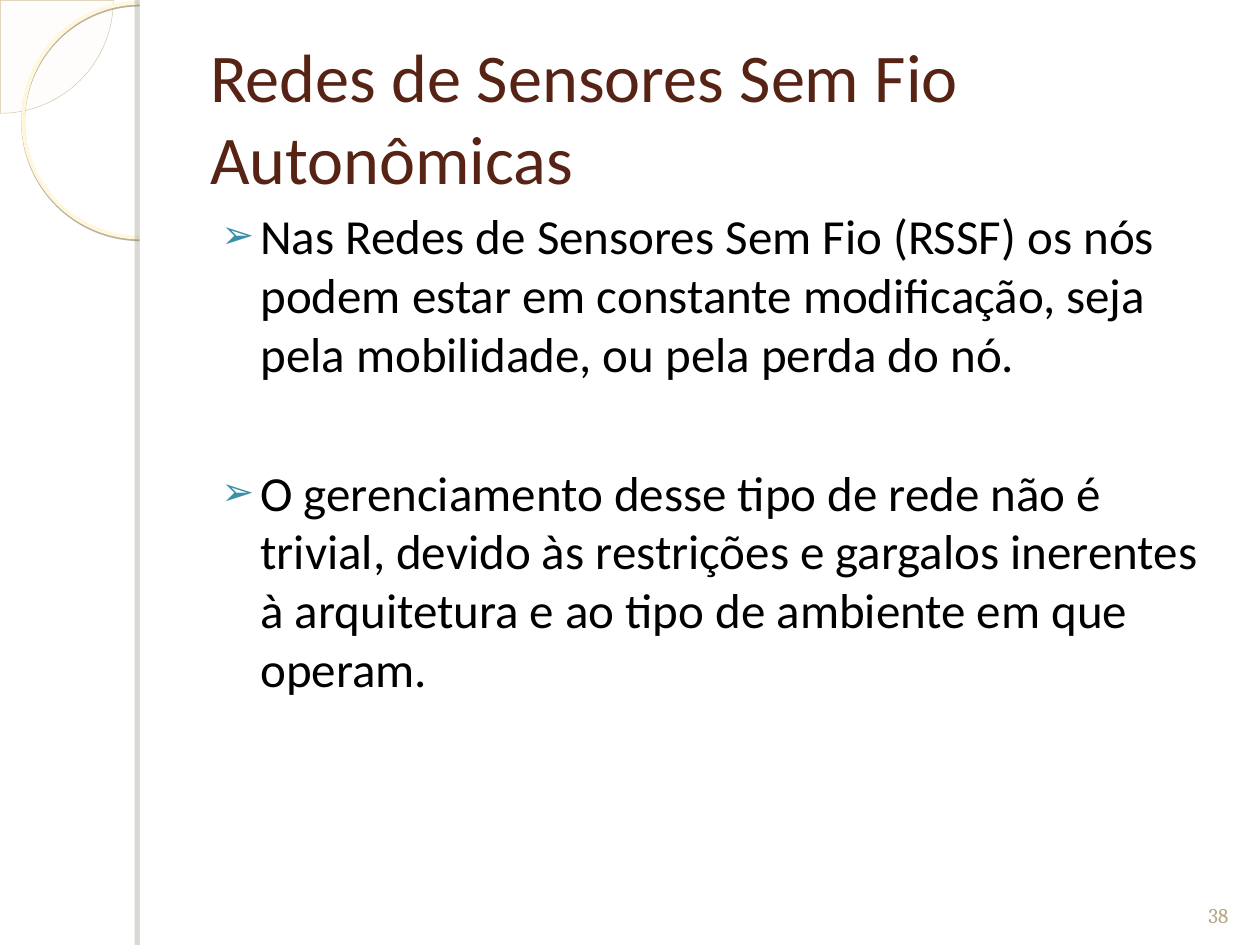
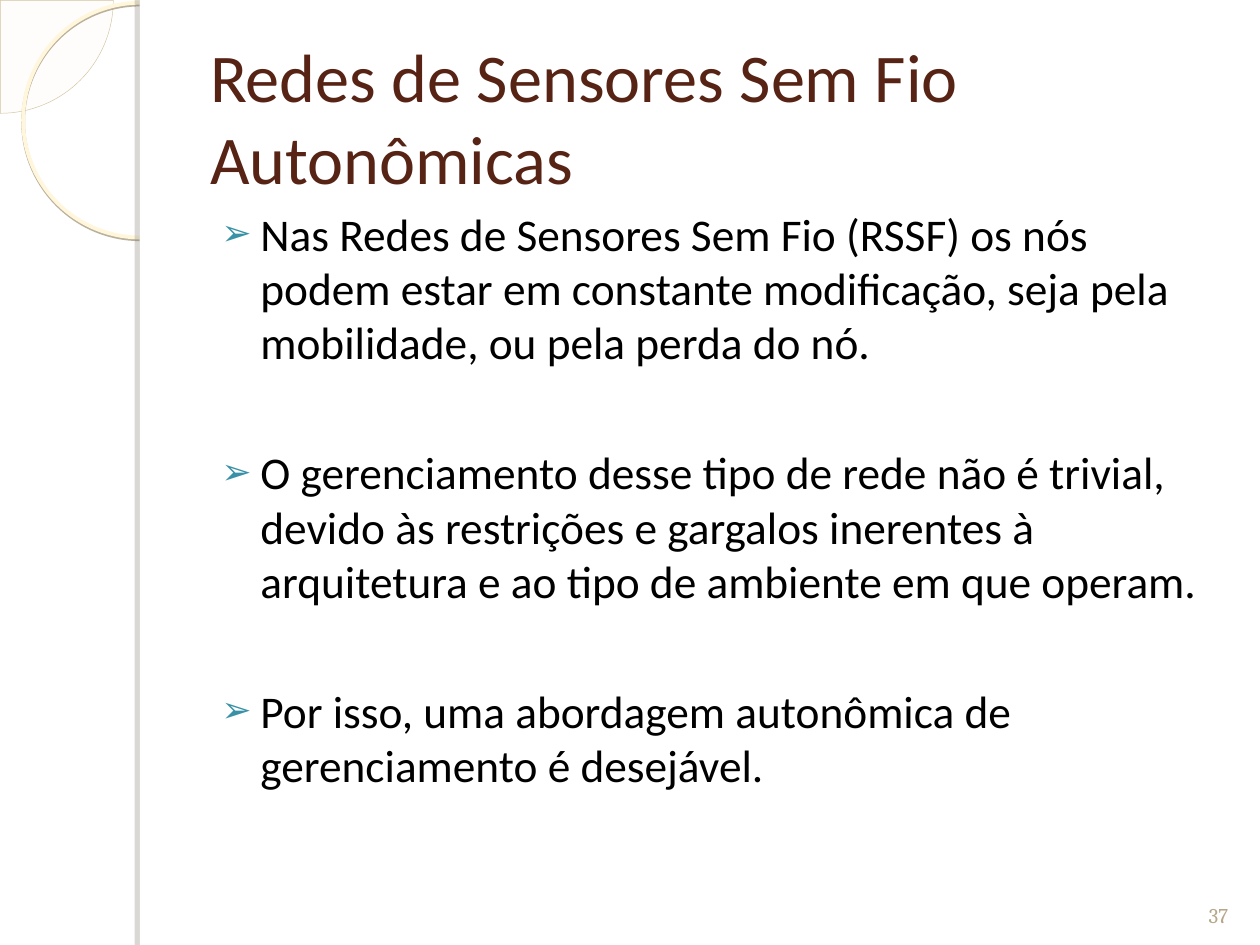
Before and after one commit to humbertogaliza/relatorio-mob655, a slide deck: slide 37 of Apresentação Redes Autonômicas.ppt (slide 38 before the commit). Drawn at 1260x945 pixels with LibreOffice and Linux fonts; fonts in the diff are those of the drawing; background and template pictures are left out. Boxes give left, top, right and bottom in pixels: in the first picture for what was removed or moved away, otherwise in the second. Text is boxed around its words. In the diff, an @@ line names an element or a change of style, - is before the commit and + after.

```diff
--- a/Apresentação Redes Autonômicas.ppt
+++ b/Apresentação Redes Autonômicas.ppt
@@ text at [260, 218, 1195, 606]: size 28 to 25.9 pt in "Nas Redes de Sensores Sem Fio (RSSF) ...", "O gerenciamento desse tipo de rede não ..." @@
@@ text at [260, 696, 1011, 790]: paragraph added @@
+➢ Por isso, uma abordagem autonômica de gerenciamento é desejável.
@@ page number at [1209, 909, 1229, 923]: text changed @@
-38
+37
```
Also in this commit, not shown: 4 other slides changed, 2 slides removed, 1 other file.
